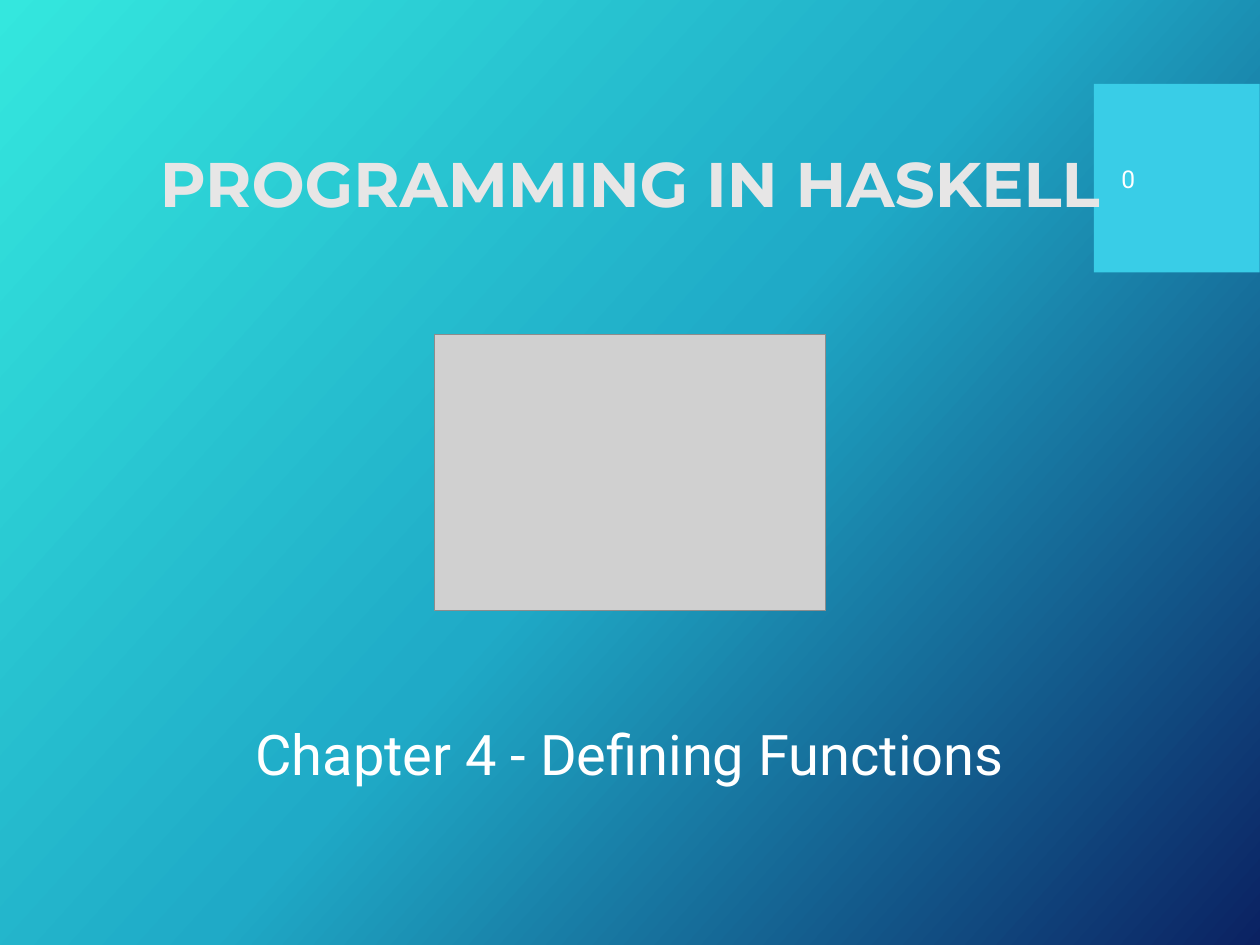
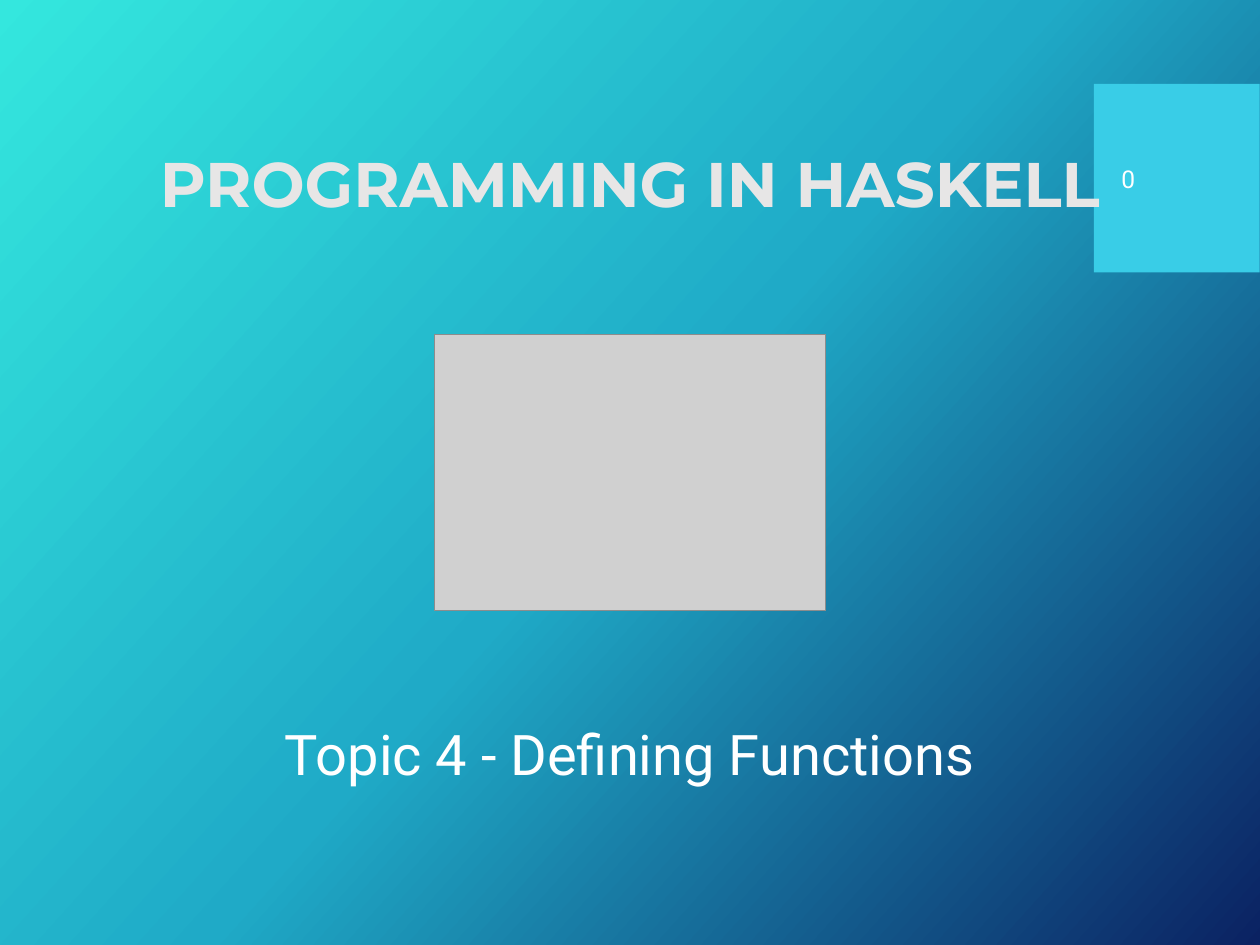
Before and after one commit to Fun-Prog-26/fun-prog-26, a slide deck: slide 1 of topic04-functions-and-lambda-calculus/unit-04a-lectures/talk-1/a-functions.pptx. Drawn at 1260x945 pixels with LibreOffice and Linux fonts; fonts in the diff are those of the drawing; grey boxes stand for pictures; background and template pictures are left out. Boxes give left, top, right and bottom in pixels: in the first picture for what was removed or moved away, otherwise in the second. Text is boxed around its words. In the diff, an @@ line names an element or a change of style, - is before the commit and + after.

Commit message:
update title on slides from chapter to slides

```diff
--- a/topic04-functions-and-lambda-calculus/unit-04a-lectures/talk-1/a-functions.pptx
+++ b/topic04-functions-and-lambda-calculus/unit-04a-lectures/talk-1/a-functions.pptx
@@ text at [285,732,974,787]: text changed @@
-Chapter 4 - Defining Functions
+Topic 4 - Defining Functions
```
Also in this commit, not shown: 9 other files.
